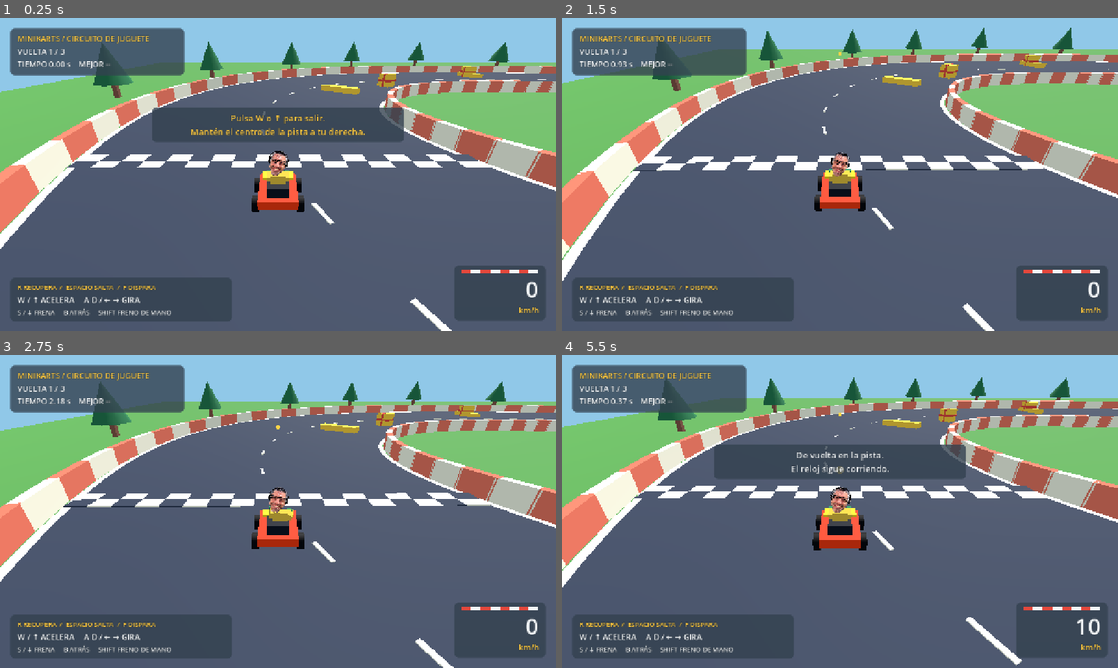
Above: before the commit, frames 1-4 (two rows, left to right).
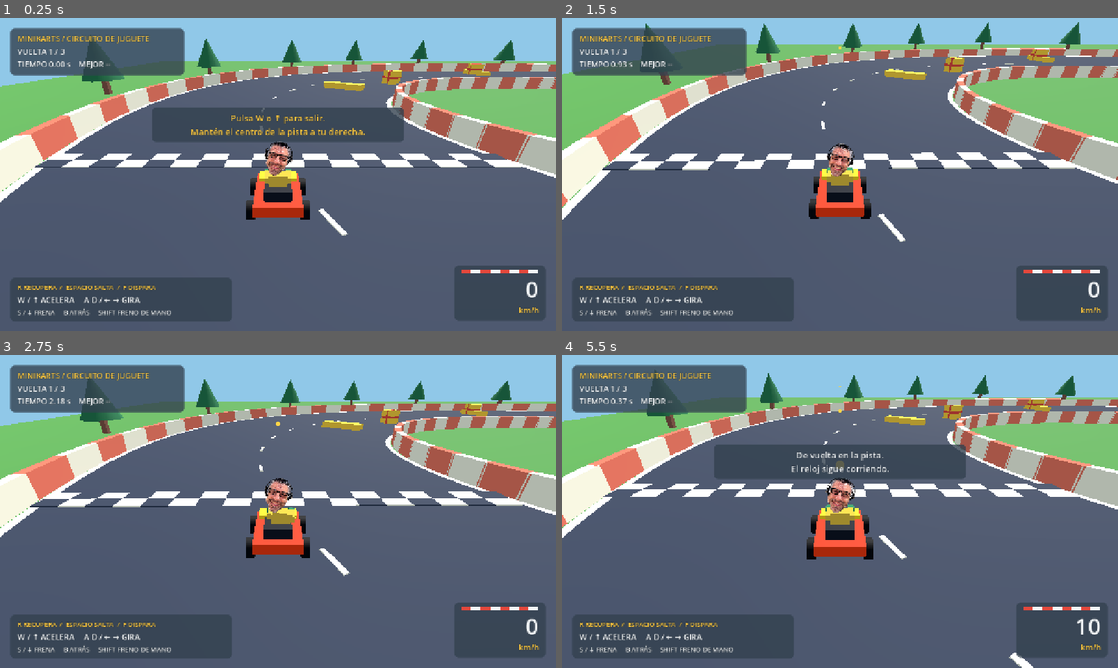
Above: after the commit, the same moments.

Repository: largomaniamlg-lab/minikarts
Game: Godot game, scene res://scenes/main.tscn
Same seed, same stepped clock (60 frames per second), same inputs: the game is played once before the commit and once after it.
Inputs (mouse positions are in pixels of both pictures, inside the frame that each line leads up to):
- Up to frame 1 (0.25 s): no input
- Up to frame 2 (1.5 s): tap W (accelerate) at 0.5 s; move the mouse to (962, 158) at 0.52 s; hold D (steer_right) 0.53-1.25 s; hold F (shoot) 0.53-1.25 s; click (962, 158) at 0.67 s; tap Space (jump) at 0.77 s; drag from (728, 190) to (812, 237) at 1.27 s
- Up to frame 3 (2.75 s): move the mouse to (333, 442) at 2.02 s; hold D (steer_right) from 2.03 s (still down); hold F (shoot) from 2.03 s (still down)
- Up to frame 4 (5.5 s): release D (steer_right) at 2.75 s; release F (shoot) at 2.75 s; drag from (812, 574) to (673, 464) at 2.77 s; tap Enter (restart_race) at 3.5 s; move the mouse to (1006, 558) at 3.52 s; hold A (steer_left) 3.53-4.25 s; hold F (shoot) 3.53-4.25 s; tap Space (jump) at 3.77 s; tap R (reset) at 4.15 s; drag from (673, 464) to (756, 433) at 4.27 s; move the mouse to (867, 511) at 5.02 s; hold S (brake) from 5.03 s (still down); hold F (shoot) from 5.03 s (still down); click (867, 511) at 5.17 s

The runs differ from the first frame. In frame 1, 17% of the frame differs, in the area x 0-100%, y 5-100%; in frame 2, 21%, in the area x 0-100%, y 1-100%; in frame 3, 16%; in frame 4, 17%.

Commit message:
Acercar cámara y aumentar ligeramente la cara del piloto

Diff:
--- a/godot/scripts/camera_follow.gd
+++ b/godot/scripts/camera_follow.gd
@@ -2,6 +2,8 @@
 
 var target: CharacterBody3D
 var _initialized: bool = false
+const FOLLOW_DISTANCE: float = 5.8
+const FOLLOW_HEIGHT: float = 3.6
 
 func _ready() -> void:
 	top_level = true
@@ -14,7 +16,7 @@
 	_initialized = false
 	if not is_instance_valid(target):
 		return
-	global_position = target.global_position + target.global_basis.z * 7.0 + Vector3.UP * 4.3
+	global_position = target.global_position + target.global_basis.z * FOLLOW_DISTANCE + Vector3.UP * FOLLOW_HEIGHT
 	look_at(target.global_position + Vector3.UP * 0.6, Vector3.UP)
 	reset_physics_interpolation()
 
@@ -22,7 +24,7 @@
 	if not is_instance_valid(target):
 		return
 	var focus: Vector3 = target.global_position + Vector3.UP * 0.6
-	var desired: Vector3 = target.global_position + target.global_basis.z * 7.0 + Vector3.UP * 4.3
+	var desired: Vector3 = target.global_position + target.global_basis.z * FOLLOW_DISTANCE + Vector3.UP * FOLLOW_HEIGHT
 	var candidate: Vector3 = desired
 	if _initialized and global_position.distance_to(desired) < 20.0:
 		candidate = global_position.lerp(desired, 1.0 - exp(-8.0 * delta))
--- a/godot/scripts/driver.gd
+++ b/godot/scripts/driver.gd
@@ -16,8 +16,8 @@
 	var face := Sprite3D.new()
 	face.name = "PhotoFace"
 	face.texture = preload("res://assets/drivers/friend_face.png")
-	face.pixel_size = 0.00065
-	face.position = Vector3(0, 1.10, 0.20)
+	face.pixel_size = 0.00072
+	face.position = Vector3(0, 1.16, 0.20)
 	face.billboard = BaseMaterial3D.BILLBOARD_ENABLED
 	face.shaded = false
 	face.texture_filter = BaseMaterial3D.TEXTURE_FILTER_LINEAR_WITH_MIPMAPS
Not shown, changed: MASTER_CONTEXT.md
Not shown, changed: scripts/prepare-web.py
